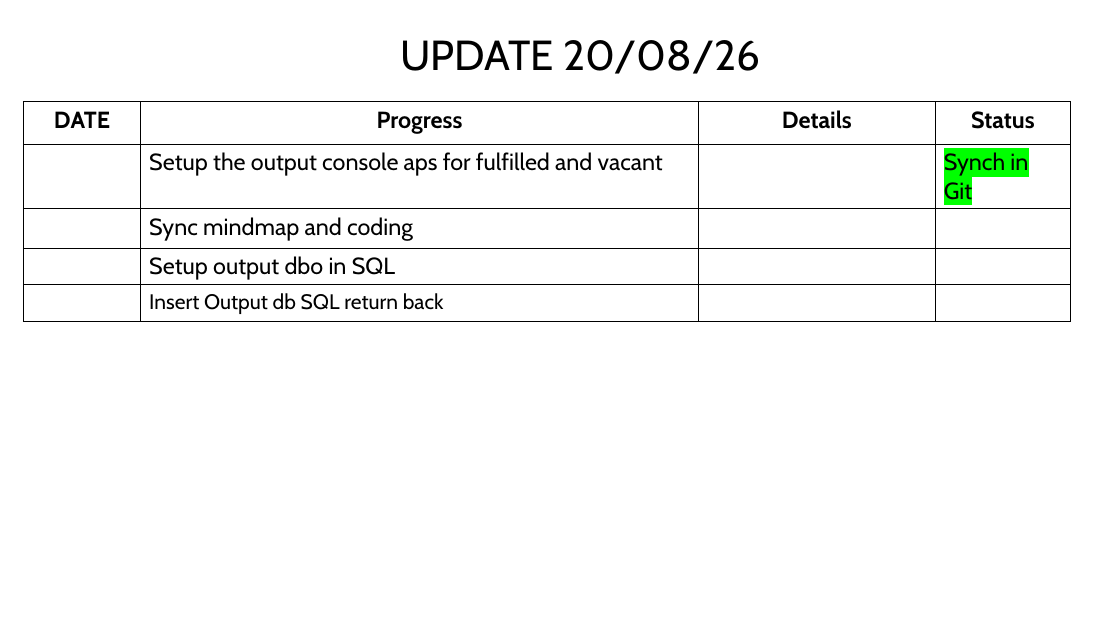
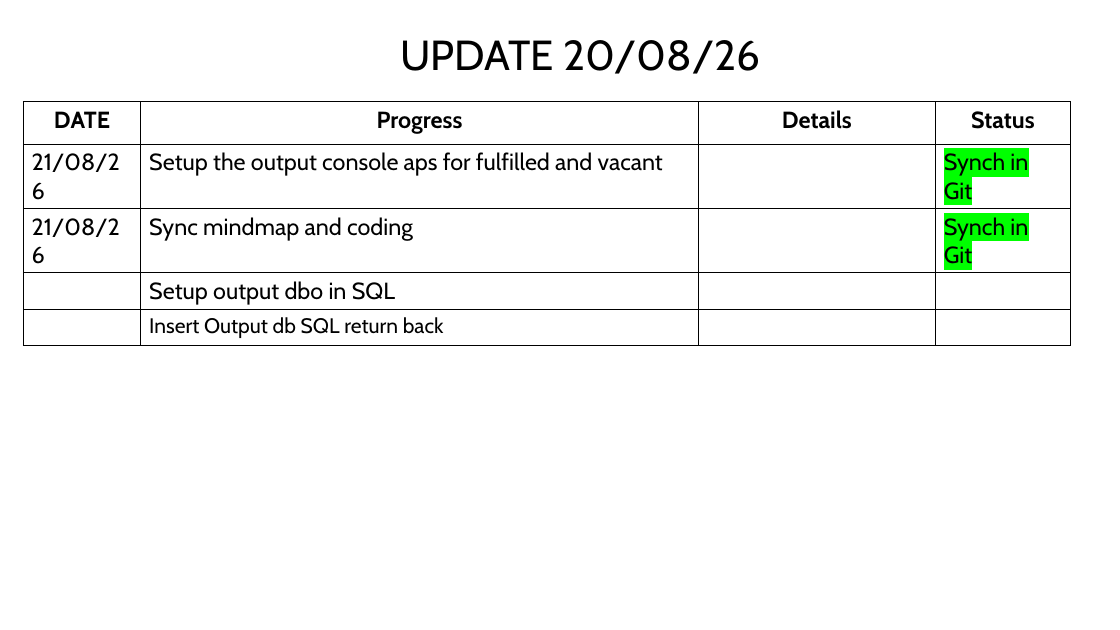
Before and after one commit to Syaziyah30/DeviceCluster, a slide deck: slide 11 of 1.training_model/supplementary/Device Identifier 20260717.pptx. Drawn at 1120x630 pixels with LibreOffice and Linux fonts; fonts in the diff are those of the drawing. Boxes give left, top, right and bottom in pixels: in the first picture for what was removed or moved away, otherwise in the second. Text is boxed around its words. In the diff, an @@ line names an element or a change of style, - is before the commit and + after.

Commit message:
Update the list to do list in slide

```diff
--- a/1.training_model/supplementary/Device Identifier 20260717.pptx
+++ b/1.training_model/supplementary/Device Identifier 20260717.pptx
@@ table at box(24, 102, 1071, 342) @@
-row 2, column 1: 
+row 2, column 1: 21/08/26
-row 3, column 1: 
+row 3, column 1: 21/08/26
-row 3, column 4: 
+row 3, column 4: Synch in Git
```
